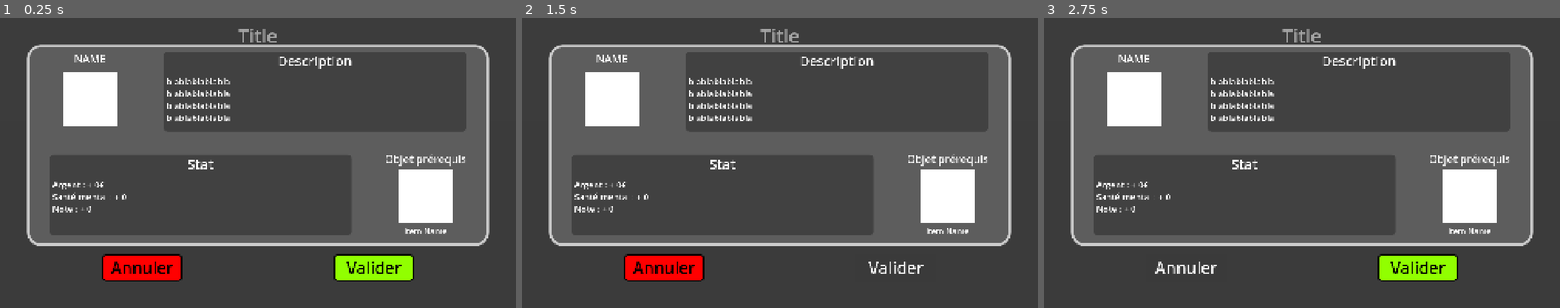
Above: before the commit, frames 1-3 (left to right).
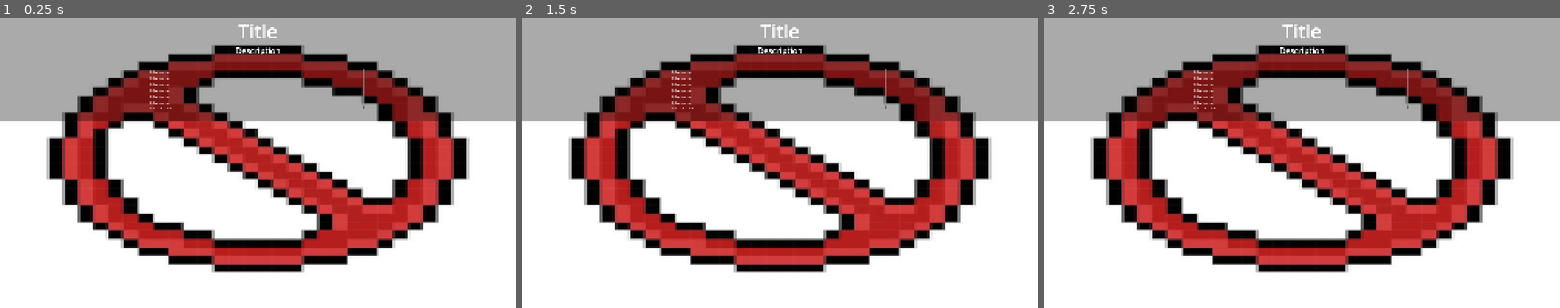
Above: after the commit, the same moments.

Repository: AgentOutsiders/CramptoGame
Game: Godot game, scene res://ui/event.tscn
Two runs of this game, one before a commit and one after it. Both use one fixed random seed, a clock stepped at 60 frames per second and the inputs below. The project has no main scene, so this scene is started directly.
Inputs (mouse positions are in pixels of both pictures, inside the frame that each line leads up to):
- Up to frame 1 (0.25 s): no input
- Up to frame 2 (1.5 s): click (666, 267) at 0.5 s, where only the run before the commit has a clickable "Annuler"; click (893, 267) at 1.25 s, where only the run before the commit has a clickable "Valider"
- Up to frame 3 (2.75 s): click (1188, 267) at 2 s, where only the run before the commit has a clickable "Annuler"

The runs differ from the first frame. In frame 1, 99% of the frame differs, in the area x 0-100%, y 0-100%; in frame 2, 98%; in frame 3, 98%.

Commit message:
update EventUI & connect choice click function

Diff:
--- a/game/ui/choice.tscn
+++ b/game/ui/choice.tscn
@@ -1,6 +1,7 @@
 [gd_scene format=3 uid="uid://dk7wgsp0f75we"]
 
-[ext_resource type="Script" uid="uid://cfavor3653gsf" path="res://ui/choiceUI.gd" id="1_lpra6"]
+[ext_resource type="Script" uid="uid://cfavor3653gsf" path="res://ui/choice_ui.gd" id="1_lpra6"]
+[ext_resource type="Texture2D" uid="uid://dg7gx07jxqg82" path="res://assets/no_image.png" id="2_6oqqk"]
 
 [sub_resource type="StyleBoxFlat" id="StyleBoxFlat_lpra6"]
 bg_color = Color(0.3647059, 0.3647059, 0.3647059, 1)
@@ -13,8 +14,6 @@
 corner_radius_top_right = 30
 corner_radius_bottom_right = 30
 corner_radius_bottom_left = 30
-
-[sub_resource type="CanvasTexture" id="CanvasTexture_pth3o"]
 
 [node name="Choice" type="PanelContainer" unique_id=1378505442]
 custom_minimum_size = Vector2(400, 600)
@@ -51,7 +50,7 @@
 layout_mode = 2
 size_flags_horizontal = 4
 size_flags_vertical = 4
-texture = SubResource("CanvasTexture_pth3o")
+texture = ExtResource("2_6oqqk")
 
 [node name="CostGainLabel" type="Label" parent="MarginContainer/VBoxContainer" unique_id=223319694]
 layout_mode = 2
--- a/game/ui/choiceUI.gd
+++ /dev/null
@@ -1,21 +0,0 @@
-extends PanelContainer
-class_name ChoiceUI
-
-@onready var name_label: Label = $MarginContainer/VBoxContainer/NameLabel
-@onready var texture_rect: TextureRect = $MarginContainer/VBoxContainer/TextureRect
-@onready var cost_gain_label: Label = $MarginContainer/VBoxContainer/CostGainLabel
-@onready var money_label: Label = $MarginContainer/VBoxContainer/MoneyLabel
-
-
-
-func setup(choice : Choice) -> void :
-	if(!is_node_ready()):
-		await ready;
-
-	name_label.text = choice.get_choice_name()
-	texture_rect.texture = choice.get_image()
-	if choice.get_money_impact() < 0 :
-		cost_gain_label.text = "Coût :"
-	else :
-		cost_gain_label.text = "Gain :"
-	money_label.text = abs(choice.get_money_impact())
--- /dev/null
+++ b/game/ui/choice_ui.gd
@@ -0,0 +1,35 @@
+extends PanelContainer
+class_name ChoiceUI
+
+#Noed customisé avec les info dans le choice donné dans le setup
+@onready var name_label: Label = $MarginContainer/VBoxContainer/NameLabel
+@onready var texture_rect: TextureRect = $MarginContainer/VBoxContainer/TextureRect
+@onready var cost_gain_label: Label = $MarginContainer/VBoxContainer/CostGainLabel
+@onready var money_label: Label = $MarginContainer/VBoxContainer/MoneyLabel
+
+#Sauvegarde du choice donné dans le setup pour le renvoyer plus tard
+var _choice : Choice
+
+#Declaration du signal clicked
+signal clicked(choice: Choice)
+
+func _ready() -> void:
+	gui_input.connect(_on_gui_input)
+
+func setup(newChoice : Choice) -> void :
+	if(!is_node_ready()):
+		await ready;
+	_choice = newChoice
+
+	name_label.text = newChoice.get_choice_name()
+	texture_rect.texture = newChoice.get_image()
+	if newChoice.get_money_impact() < 0 :
+		cost_gain_label.text = "Coût :"
+	else :
+		cost_gain_label.text = "Gain :"
+	money_label.text = abs(newChoice.get_money_impact())
+
+
+func _on_gui_input(event: InputEvent) -> void:
+	if event is InputEventMouseButton and event.button_index == MOUSE_BUTTON_LEFT and event.pressed:
+		clicked.emit(_choice)
--- a/game/ui/event.tscn
+++ b/game/ui/event.tscn
@@ -1,12 +1,13 @@
 [gd_scene format=3 uid="uid://dp11w25iexrp7"]
 
-[ext_resource type="Script" uid="uid://f1hkndokk1ch" path="res://ui/eventUI.gd" id="1_581bu"]
+[ext_resource type="Script" uid="uid://f1hkndokk1ch" path="res://ui/event_ui.gd" id="1_581bu"]
+[ext_resource type="Texture2D" uid="uid://dg7gx07jxqg82" path="res://assets/no_image.png" id="2_e7kib"]
+
+[sub_resource type="StyleBoxTexture" id="StyleBoxTexture_gr20t"]
+texture = ExtResource("2_e7kib")
 
 [sub_resource type="StyleBoxFlat" id="StyleBoxFlat_pth3o"]
-bg_color = Color(0.32156864, 0.3254902, 0.3254902, 0.1882353)
-
-[sub_resource type="StyleBoxFlat" id="StyleBoxFlat_65w1q"]
-bg_color = Color(0.32156864, 0.3254902, 0.3254902, 0.1882353)
+bg_color = Color(0, 0, 0, 0.33333334)
 
 [sub_resource type="StyleBoxFlat" id="StyleBoxFlat_a6sq7"]
 bg_color = Color(0.3647059, 0.3647059, 0.3647059, 1)
@@ -18,8 +19,6 @@
 corner_radius_top_right = 50
 corner_radius_bottom_right = 50
 corner_radius_bottom_left = 50
-
-[sub_resource type="CanvasTexture" id="CanvasTexture_pth3o"]
 
 [sub_resource type="StyleBoxFlat" id="StyleBoxFlat_wq4b4"]
 bg_color = Color(0.25565878, 0.2556588, 0.2556587, 1)
@@ -58,74 +57,77 @@
 offset_right = 1920.0
 offset_bottom = 1080.0
 script = ExtResource("1_581bu")
-
-[node name="TitleLabel" type="Label" parent="." unique_id=928483668]
-layout_mode = 1
-anchors_preset = 10
-anchor_right = 1.0
-offset_bottom = 135.0
-grow_horizontal = 2
-theme_override_font_sizes/font_size = 70
-theme_override_styles/normal = SubResource("StyleBoxFlat_pth3o")
-text = "Title"
-horizontal_alignment = 1
-vertical_alignment = 1
-
-[node name="PanelContainer" type="PanelContainer" parent="." unique_id=1829337679]
-layout_mode = 1
-anchors_preset = 14
-anchor_top = 0.5
-anchor_right = 1.0
-anchor_bottom = 0.5
-offset_top = -405.0
-offset_bottom = -155.0
-grow_horizontal = 2
-grow_vertical = 2
-theme_override_styles/panel = SubResource("StyleBoxFlat_65w1q")
-
-[node name="DescriptionVBoxContainer" type="VBoxContainer" parent="PanelContainer" unique_id=1584092518]
-layout_mode = 2
-
-[node name="DescriptionLabel" type="Label" parent="PanelContainer/DescriptionVBoxContainer" unique_id=1280043194]
-layout_mode = 2
-theme_override_font_sizes/font_size = 30
-text = "Description"
-horizontal_alignment = 1
-
-[node name="DescriptionRichTextLabel" type="RichTextLabel" parent="PanelContainer/DescriptionVBoxContainer" unique_id=1063690600]
-custom_minimum_size = Vector2(800, 150)
-layout_mode = 2
-size_flags_horizontal = 4
-size_flags_vertical = 6
-text = "blablabla
-blablabla
-blablabla
-blablabla
-blablabla
-blablabla
-blalablabla"
-
-[node name="MarginContainer" type="MarginContainer" parent="." unique_id=712661939]
-layout_mode = 0
-offset_top = 385.0
-offset_right = 1920.0
-offset_bottom = 1080.0
-theme_override_constants/margin_left = 40
-theme_override_constants/margin_top = 40
-theme_override_constants/margin_right = 40
-theme_override_constants/margin_bottom = 40
-
-[node name="ChoiceHBoxContainer" type="HBoxContainer" parent="MarginContainer" unique_id=309380133]
-layout_mode = 2
-
-[node name="FullInfoChoiceColorRect" type="ColorRect" parent="." unique_id=1043577603]
+no_image = ExtResource("2_e7kib")
+
+[node name="MainPanelContainer" type="PanelContainer" parent="." unique_id=1848077909]
 layout_mode = 1
 anchors_preset = 15
 anchor_right = 1.0
 anchor_bottom = 1.0
 grow_horizontal = 2
 grow_vertical = 2
-color = Color(0.12941177, 0.12941177, 0.12941177, 0.40392157)
+theme_override_styles/panel = SubResource("StyleBoxTexture_gr20t")
+
+[node name="MainVBoxContainer" type="VBoxContainer" parent="MainPanelContainer" unique_id=1204196780]
+layout_mode = 2
+theme_override_constants/separation = 0
+
+[node name="TitleLabel" type="Label" parent="MainPanelContainer/MainVBoxContainer" unique_id=928483668]
+custom_minimum_size = Vector2(0, 100)
+layout_mode = 2
+theme_override_font_sizes/font_size = 70
+theme_override_styles/normal = SubResource("StyleBoxFlat_pth3o")
+text = "Title"
+horizontal_alignment = 1
+vertical_alignment = 1
+
+[node name="PanelContainer" type="PanelContainer" parent="MainPanelContainer/MainVBoxContainer" unique_id=1829337679]
+custom_minimum_size = Vector2(0, 285)
+layout_mode = 2
+theme_override_styles/panel = SubResource("StyleBoxFlat_pth3o")
+
+[node name="DescriptionVBoxContainer" type="VBoxContainer" parent="MainPanelContainer/MainVBoxContainer/PanelContainer" unique_id=1584092518]
+layout_mode = 2
+
+[node name="DescriptionLabel" type="Label" parent="MainPanelContainer/MainVBoxContainer/PanelContainer/DescriptionVBoxContainer" unique_id=1280043194]
+layout_mode = 2
+theme_override_font_sizes/font_size = 30
+text = "Description"
+horizontal_alignment = 1
+
+[node name="DescriptionRichTextLabel" type="RichTextLabel" parent="MainPanelContainer/MainVBoxContainer/PanelContainer/DescriptionVBoxContainer" unique_id=1063690600]
+custom_minimum_size = Vector2(800, 150)
+layout_mode = 2
+size_flags_horizontal = 4
+size_flags_vertical = 6
+text = "blablabla
+blablabla
+blablabla
+blablabla
+blablabla
+blablabla
+blalablabla"
+
+[node name="MarginContainer" type="MarginContainer" parent="MainPanelContainer/MainVBoxContainer" unique_id=712661939]
+layout_mode = 2
+size_flags_vertical = 3
+theme_override_constants/margin_left = 40
+theme_override_constants/margin_top = 40
+theme_override_constants/margin_right = 40
+theme_override_constants/margin_bottom = 40
+
+[node name="ChoiceHBoxContainer" type="HBoxContainer" parent="MainPanelContainer/MainVBoxContainer/MarginContainer" unique_id=309380133]
+layout_mode = 2
+
+[node name="FullInfoChoiceColorRect" type="ColorRect" parent="." unique_id=1043577603]
+visible = false
+layout_mode = 1
+anchors_preset = 15
+anchor_right = 1.0
+anchor_bottom = 1.0
+grow_horizontal = 2
+grow_vertical = 2
+color = Color(0, 0, 0, 0.45490196)
 
 [node name="MarginContainer" type="MarginContainer" parent="FullInfoChoiceColorRect" unique_id=438480359]
 layout_mode = 1
@@ -186,7 +188,7 @@
 layout_mode = 2
 size_flags_horizontal = 4
 size_flags_vertical = 4
-texture = SubResource("CanvasTexture_pth3o")
+texture = ExtResource("2_e7kib")
 
 [node name="RightMarginContainer" type="MarginContainer" parent="FullInfoChoiceColorRect/MarginContainer/VBoxContainer/FullInfoChoicePanelContainer/MarginContainer/VBoxContainer/TopHBoxContainer" unique_id=1442102316]
 layout_mode = 2
@@ -293,7 +295,7 @@
 layout_mode = 2
 size_flags_horizontal = 4
 size_flags_vertical = 4
-texture = SubResource("CanvasTexture_pth3o")
+texture = ExtResource("2_e7kib")
 
 [node name="ItemNameLabel" type="Label" parent="FullInfoChoiceColorRect/MarginContainer/VBoxContainer/FullInfoChoicePanelContainer/MarginContainer/VBoxContainer/BottomHBoxContainer/RightMarginContainer2/RightVBoxContainer" unique_id=1421033509]
 layout_mode = 2
@@ -324,3 +326,6 @@
 theme_override_font_sizes/font_size = 60
 theme_override_styles/normal = SubResource("StyleBoxFlat_sb852")
 text = "Valider"
+
+[connection signal="pressed" from="FullInfoChoiceColorRect/MarginContainer/VBoxContainer/ButtonHBoxContainer/CancelButton" to="." method="_on_cancel_button_pressed"]
+[connection signal="pressed" from="FullInfoChoiceColorRect/MarginContainer/VBoxContainer/ButtonHBoxContainer/ConfirButton" to="." method="_on_confir_button_pressed"]
--- a/game/ui/eventUI.gd
+++ b/game/ui/event_ui.gd
@@ -5,31 +5,51 @@
 @onready var title_label: Label = $TitleLabel
 @onready var description_rich_text_label: RichTextLabel = $DescriptionPanelContainer/DescriptionVBoxContainer/DescriptionRichTextLabel
 @onready var choice_container: HBoxContainer = $MarginContainer/ChoiceHBoxContainer
+@onready var main_panel_container: PanelContainer = $MainPanelContainer
 
-#fenetre avec toute les infos sur le choix (description, state et objet prérequis
+
+#fenetre avec toute les infos sur le choix (description, state et objet prérequis)
 @onready var full_info_choice_label: Label = %FullInfoChoiceLabel
 @onready var full_info_choice_texture_rect: TextureRect = %FullInfoChoiceTextureRect
 @onready var full_info_description_rich_text_label: RichTextLabel = %FullInfoDescriptionRichTextLabel
 @onready var full_info_stat_rich_text_label: RichTextLabel = %FullInfoStatRichTextLabel
 @onready var full_info_item_texture_rect: TextureRect = %FullInfoItemTextureRect
 @onready var full_info_item_name_label: Label = %FullInfoItemNameLabel
+@onready var full_info_choice_color_rect: ColorRect = $FullInfoChoiceColorRect
 
+#Variable modifiable depuis l'inspecteur
+@export var no_image: Texture2D
 
-
+#Constante qui contient la scène choice
 const CHOICE_SCENE: PackedScene = preload("res://ui/choice.tscn")
 
 func setup(event : Event) -> void :
+	full_info_choice_color_rect.visible = false
 	title_label.text = event.get_title()
 	description_rich_text_label.text = event.get_description()
+	main_panel_container.texture = event.get_image()
 	for choice : Choice in event.get_choices():
-		var choiceUI : ChoiceUI = CHOICE_SCENE.instantiate()
-		choice_container.add_child(choiceUI)
-		choiceUI.setup(choice)
+		var choice_ui : ChoiceUI = CHOICE_SCENE.instantiate()
+		choice_container.add_child(choice_ui)
+		choice_ui.setup(choice)
+		choice_ui.clicked.connect(full_info_choice_setup)
 
 func full_info_choice_setup(choice : Choice) -> void :
 	full_info_choice_label.text = choice.get_choice_name()
 	full_info_choice_texture_rect.texture = choice.get_image()
 	full_info_description_rich_text_label.text = choice.get_description()
 	full_info_stat_rich_text_label.text = "A MODIFIER !!!" 		#j'ai pas encore la classe stat_modifier
-	full_info_item_name_label.text = "A MODIFIER !!!"			#Même problème mais avec la classe item
-	# full_info_item_texture_rect.texture = 					Toujours le même problème
+	if(choice.get_required_item() != null) :
+		full_info_item_name_label.text = "A MODIFIER !!!"			#Même problème mais avec la classe item
+		# full_info_item_texture_rect.texture = 					Toujours le même problème
+	else :
+		full_info_item_name_label.text = "Aucun objet prérequis"
+		full_info_item_texture_rect.texture = no_image
+
+
+func _on_cancel_button_pressed() -> void:
+	full_info_choice_color_rect.visible = false
+
+
+func _on_confir_button_pressed() -> void:
+	pass # Ajouter la vadilation du choix puis passer à la suite du jeu
Binary file added: game/assets/no_image.png
Not shown, added: game/assets/no_image.png.import
Renamed: game/ui/choiceUI.gd.uid -> game/ui/choice_ui.gd.uid
Renamed: game/ui/eventUI.gd.uid -> game/ui/event_ui.gd.uid
